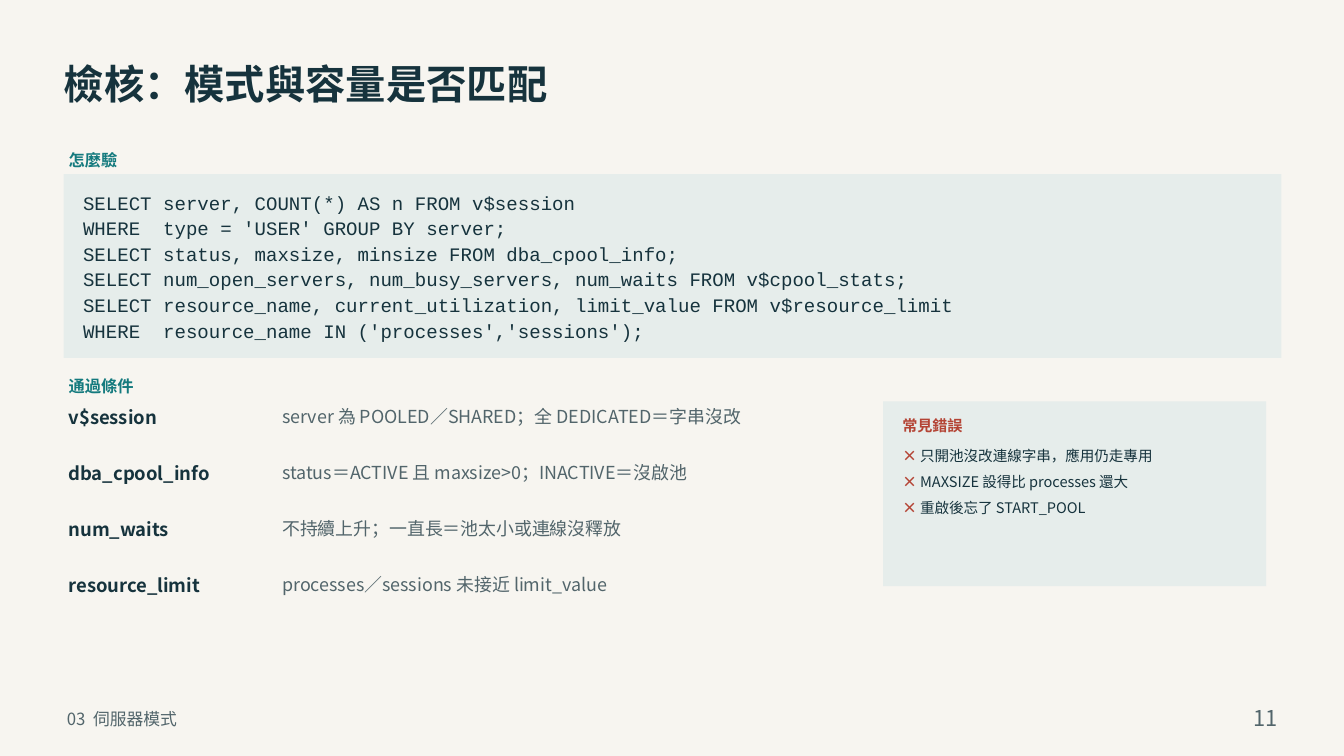
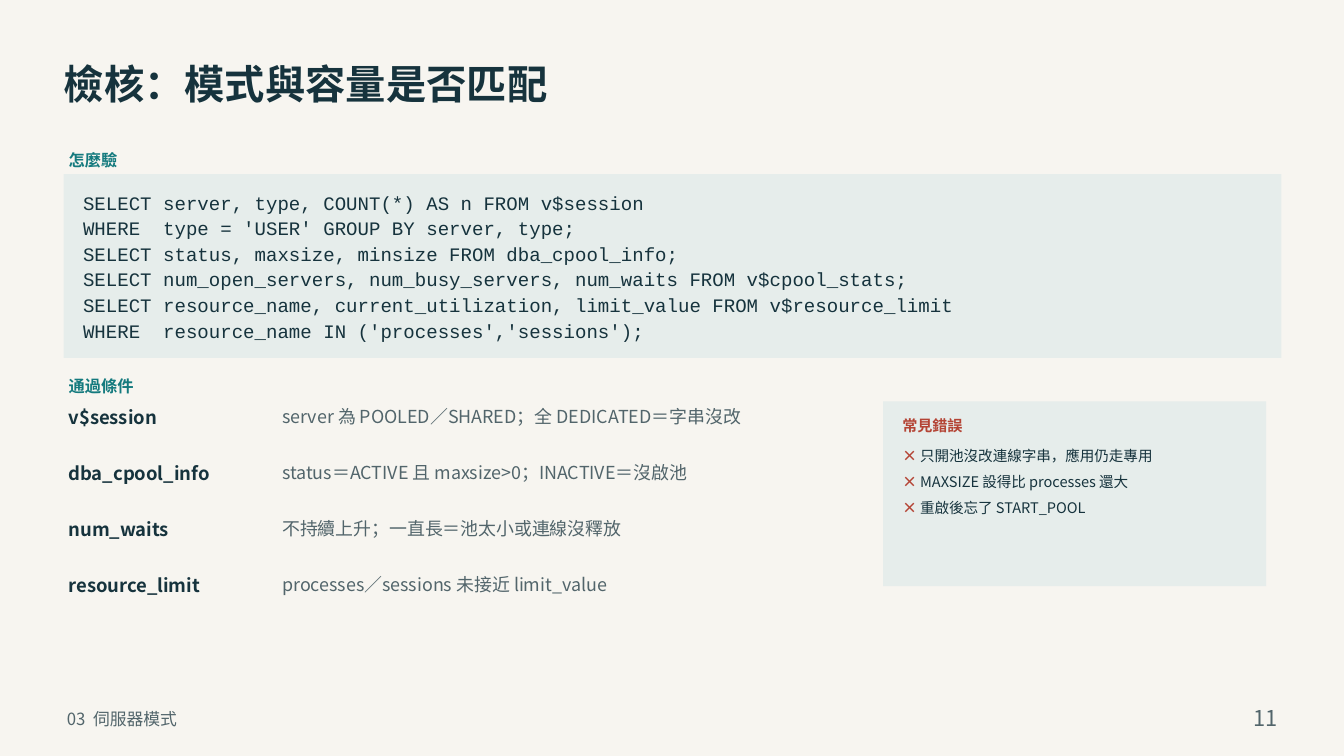
Before and after one commit to YouAreTheBlueSky/Oracle-DBA-Training-Docs, a slide deck: slide 11 of deliver_beginner/03_Oracle_DBA_Net_Services.pptx. Drawn at 1344x756 pixels with LibreOffice and Linux fonts; fonts in the diff are those of the drawing. Boxes give left, top, right and bottom in pixels: in the first picture for what was removed or moved away, otherwise in the second. Text is boxed around its words. In the diff, an @@ line names an element or a change of style, - is before the commit and + after.

Commit message:
第 3 章第二批手改：DRCP 說明、伺服模式查詢加 type、oerr 註解、參考資料只留一條
p10 備忘補上 CDB／21c／23ai 的 DRCP 差異（758 字）；p11 檢核查詢補 type 欄位並同步 GROUP BY；p14 oerr 註解改寫；p16 參考資料頁只列第一條連結。

為保留主題層級的 _refs 索引，REFS 仍保留三條，新增 refs_slide 控制參考資料頁顯示內容；refs() 支援該覆寫。

```diff
--- a/deliver_beginner/03_Oracle_DBA_Net_Services.pptx
+++ b/deliver_beginner/03_Oracle_DBA_Net_Services.pptx
@@ text at (x1=83, y1=197, x2=644, y2=239): text changed @@
-SELECT server, COUNT(*) AS n FROM v$session
-WHERE type = 'USER' GROUP BY server;
+SELECT server, type, COUNT(*) AS n FROM v$session
+WHERE type = 'USER' GROUP BY server, type;
```
Also in this commit, not shown: 2 other slides changed, 2 other files.
